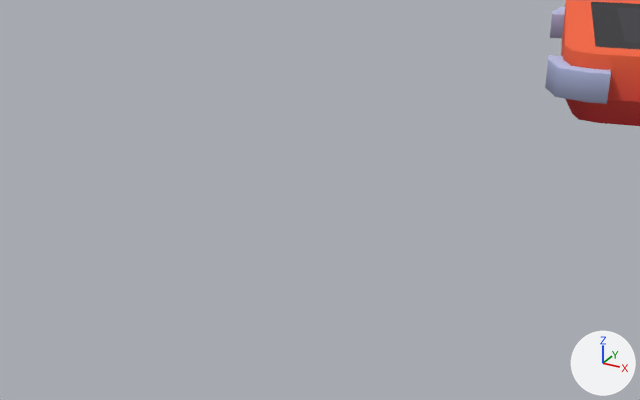
Renders of the Blender file Blender/level.blend from each side of a commit.
One viewpoint serves both versions: a 50 mm lens placed at (3.52, -3.25, 2.89), pointed at (1.2, 0.97, 0.78). The axes (+X, +Y, +Z) are drawn at lower right. The lights are the same throughout. The first picture is the older version.

Script lines for the objects in view, before the commit:
```python
me_platform_falling_003 = bpy.data.meshes.new('platform-falling.003')
me_platform_falling_003.from_pydata(...)  # 296 vertices, 180 faces; spans x -1.1..1.1, y -1.1..1.1, z 0.0..0.5
me_platform_falling_003.materials.append(mat_colormap_007)
ob_platform_falling_003 = bpy.data.objects.new('platform-falling.003', me_platform_falling_003)
ob_platform_falling_003.location = (2.879, 3.783, 0.93)
ob_platform_falling_003.rotation_euler = (0.0, 0.0, 0.251)  # degrees (0, 0, 14)
```
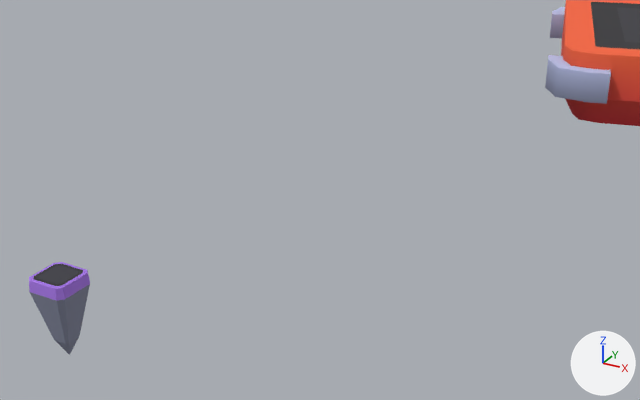
Patch to the scene script:
```diff
--- a/Blender/level.blend.py
+++ b/Blender/level.blend.py
@@ img_colormap_007 @@
+img_colormap_007 = load_image('colormap.007', '../Content/Models/colormap.png', 512, 512, 'Non-Color')
@@ img_colormap_005 @@
+img_colormap_005 = load_image('colormap.005', '../Content/Models/colormap.png', 512, 512, 'sRGB')
@@ mat_colormap_011 @@
+mat_colormap_011 = bpy.data.materials.new('colormap.011')
+# uses the picture img_colormap_005
+# uses the picture img_colormap_007
@@ ob_jumppad_001 @@
+ob_jumppad_001 = bpy.data.objects.new('jumppad.001', me_cube_001.copy())  # the mesh of ob_jumppad_001
+ob_jumppad_001.location = (0.0, 0.0, 0.0)
+ob_jumppad_001.scale = (0.369, 0.369, 1.0)
```

Where the change shows, as pixel boxes (x1, y1, x2, y2) in the pictures (640 x 400 px):
'jumppad.001', added: after (29, 262, 90, 355)
